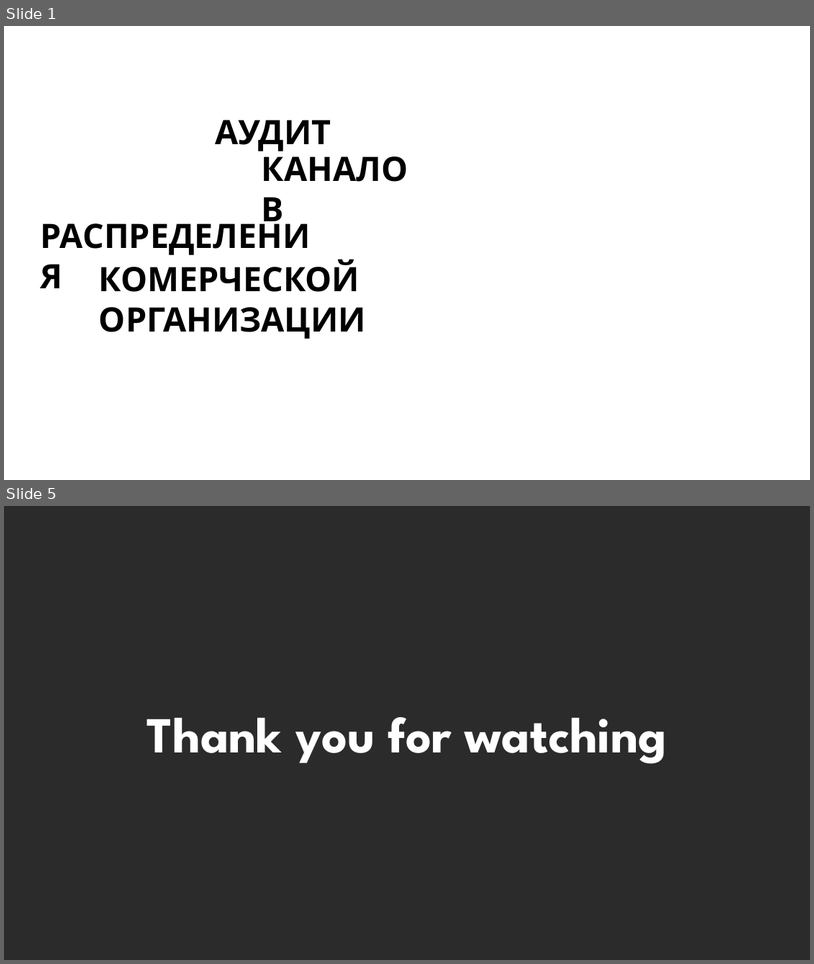
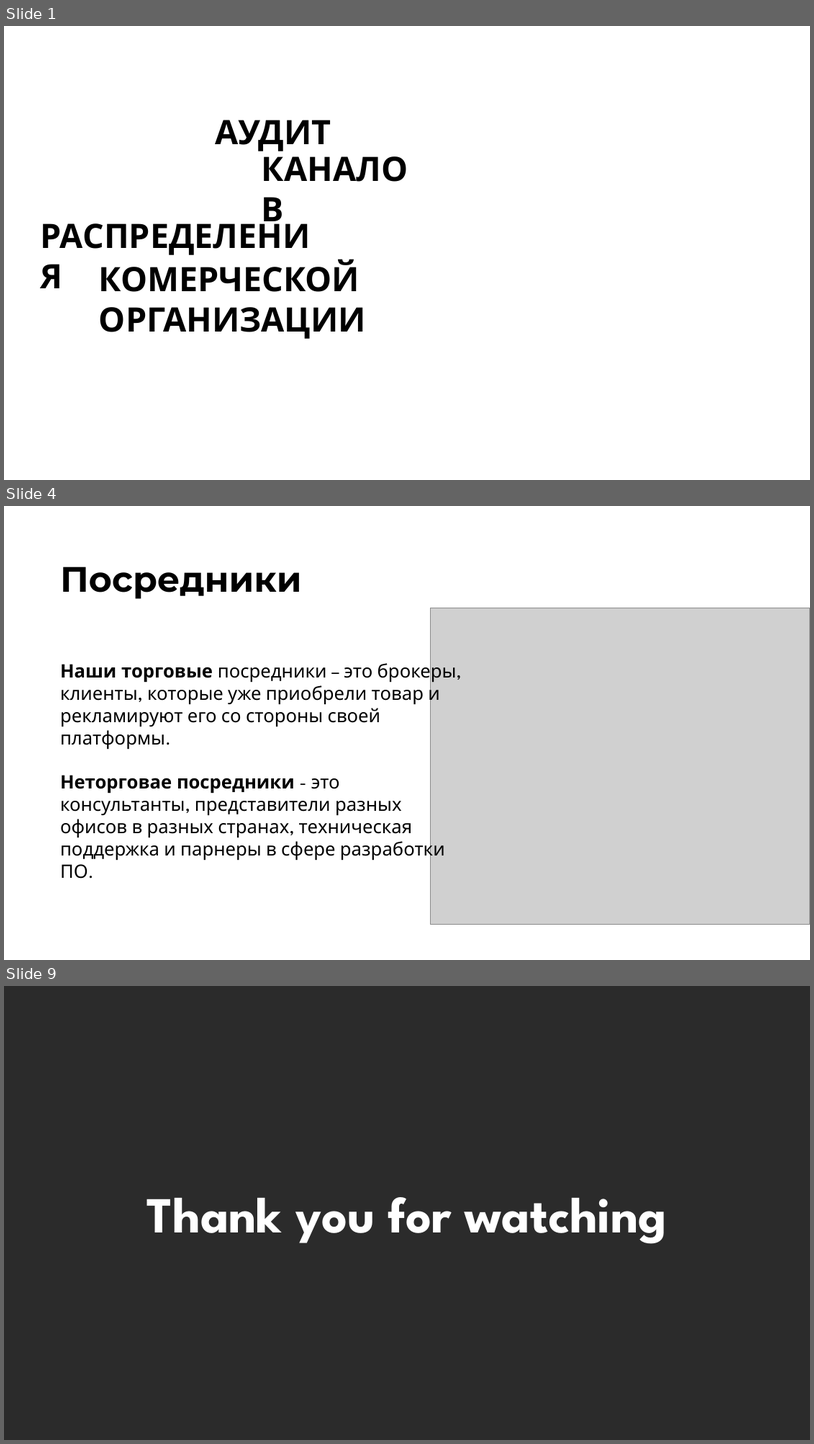
Before and after one commit to kharbacheuski/BSUIR_LABS, a slide deck: 5_term/МППиУ/SOFT_FX_PRES_5.pptx. Shown one above the other, each under a label of ours: slides 1 and 5 before the commit, slides 1, 4 and 9 after it; the slides between them are not shown. The pictures are 814x964 and 814x1444 pixels, drawn with LibreOffice and Linux fonts; fonts in the diff are those of the drawing; grey boxes stand for pictures; background and template pictures are left out; a plain dark background stands for a picture behind light text. Boxes give left, top, right and bottom in pixels: in the first picture for what was removed or moved away, otherwise in the second. Text is boxed around its words. In the diff, an @@ line names an element or a change of style, - is before the commit and + after.

```diff
--- a/5_term/МППиУ/SOFT_FX_PRES_5.pptx
+++ b/5_term/МППиУ/SOFT_FX_PRES_5.pptx
@@ slide 4 added at (x1=4, y1=506, x2=810, y2=960), background #FFFFFF @@
@@ title added at (x1=60, y1=566, x2=302, y2=599), 42 pt, text #000000, bold @@
+Посредники
@@ picture added at (x1=430, y1=608, x2=810, y2=924) @@
@@ text added at (x1=60, y1=660, x2=457, y2=878), 22 pt, text #000000 @@
+Наши торговые посредники – это брокеры, клиенты, которые уже приобрели товар и рекламируют его со стороны своей платформы.
+Неторговае посредники - это консультанты, представители разных офисов в разных странах, техническая поддержка и парнеры в сфере разработки ПО.
@@ what was slide 5 is now slide 9 @@
```
Also in this commit, not shown: 6 other slides added, 3 slides removed, 1 other file.
